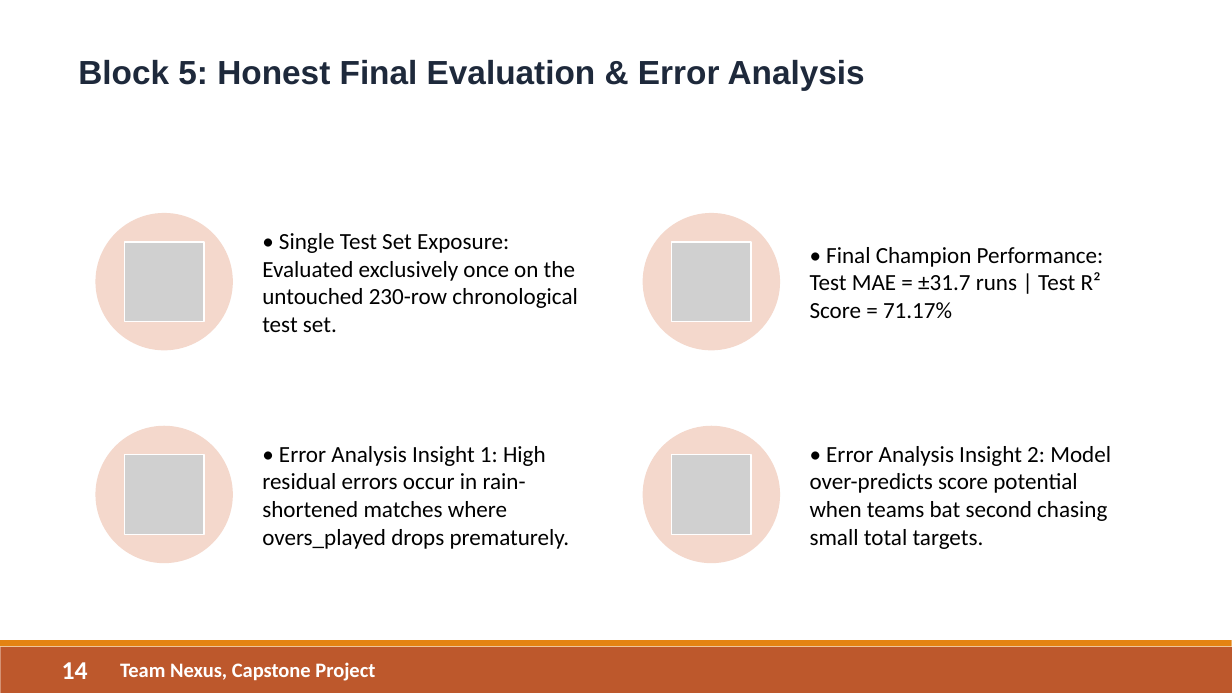
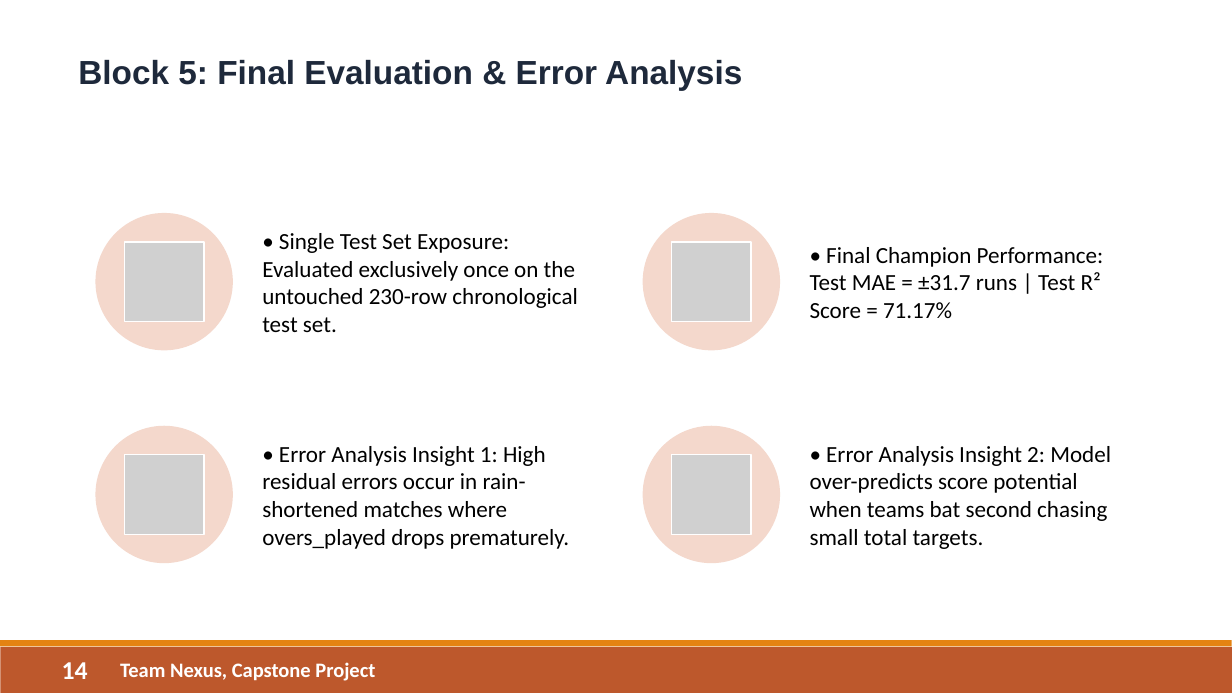
Before and after one commit to rohithreddy2001/cricket_weather_project, a slide deck: slide 14 of assets/Final_Presentation.pptx. Drawn at 1232x693 pixels with LibreOffice and Linux fonts; fonts in the diff are those of the drawing; grey boxes stand for pictures. Boxes give left, top, right and bottom in pixels: in the first picture for what was removed or moved away, otherwise in the second. Text is boxed around its words. In the diff, an @@ line names an element or a change of style, - is before the commit and + after.

Commit message:
updated final presentation ppt and model chart

```diff
--- a/assets/Final_Presentation.pptx
+++ b/assets/Final_Presentation.pptx
@@ text at (78, 60, 742, 90): text changed @@
-Block 5: Honest Final Evaluation & Error Analysis
+Block 5: Final Evaluation & Error Analysis
```
Also in this commit, not shown: 2 other files.
